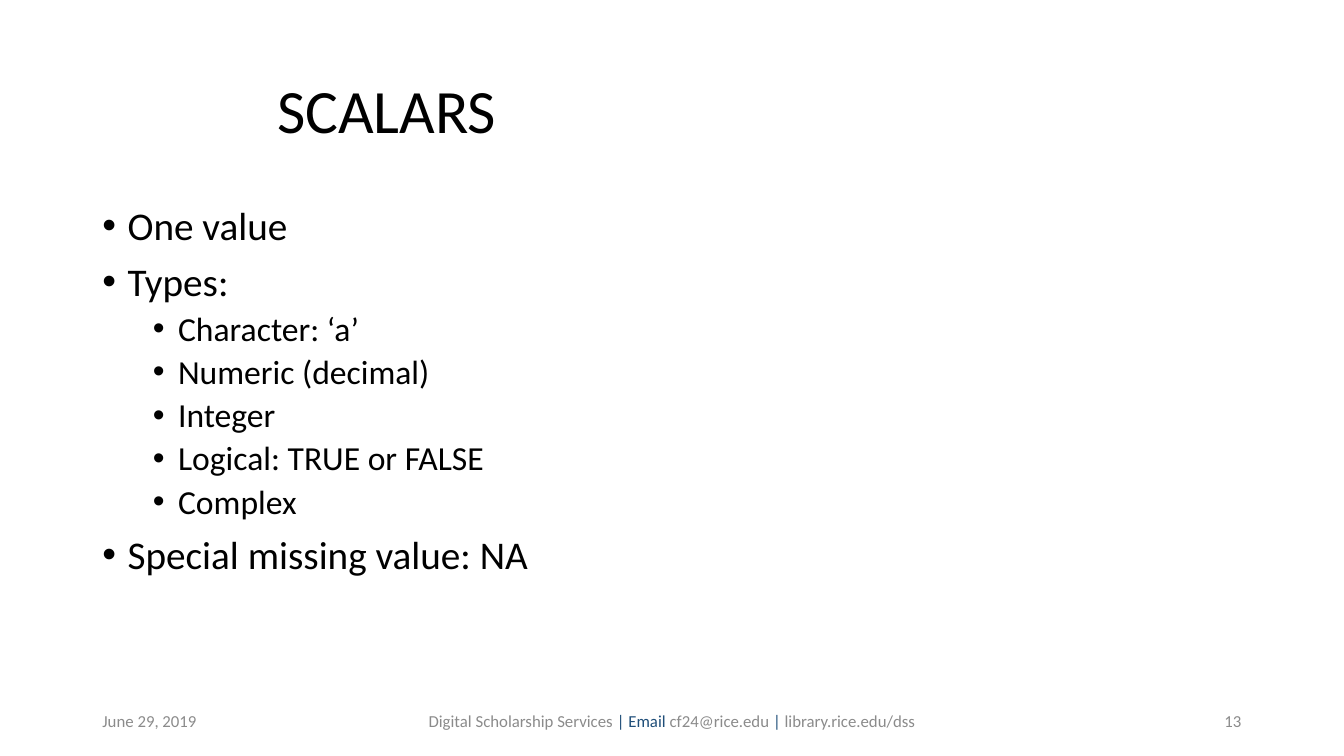
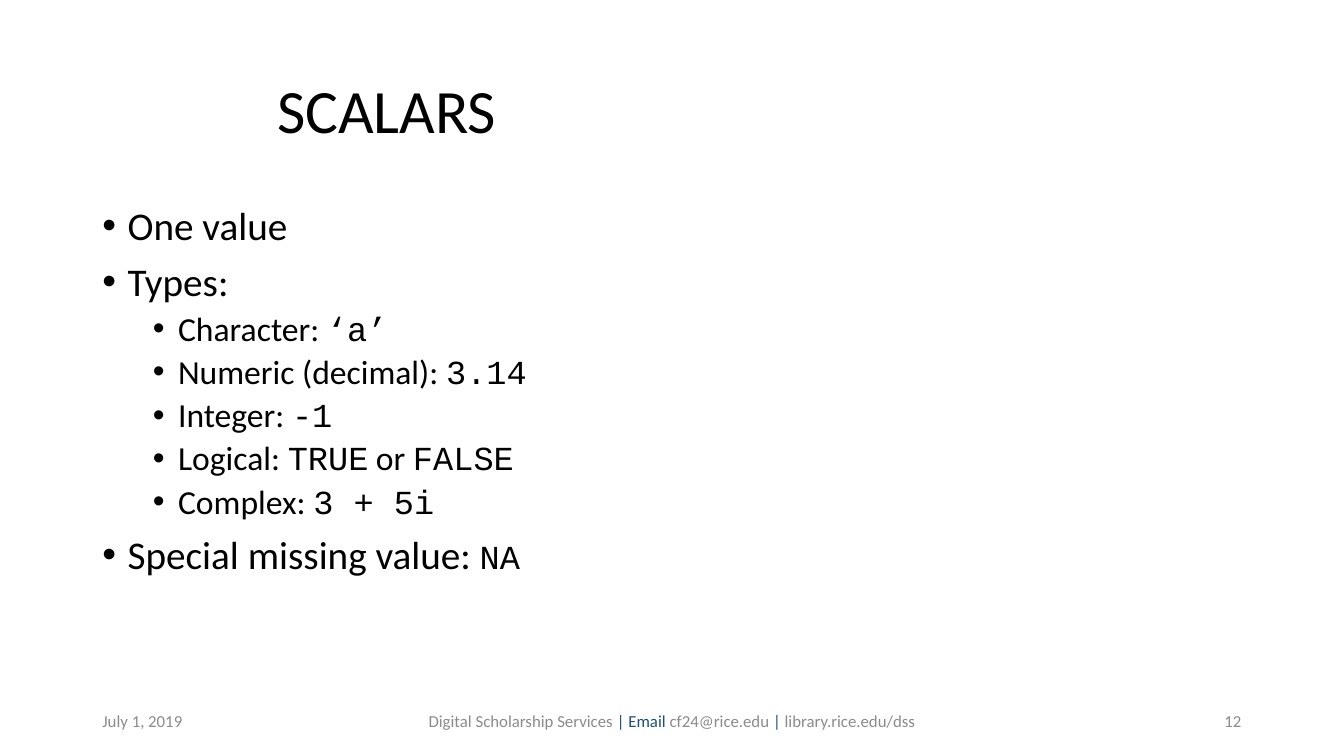
Before and after one commit to bakitybacon/rice-data-and-donuts, a slide deck: slide 12 of introR/Introduction to R.pptx (slide 13 before the commit). Drawn at 1344x756 pixels with LibreOffice and Linux fonts; fonts in the diff are those of the drawing; background and template pictures are left out. Boxes give left, top, right and bottom in pixels: in the first picture for what was removed or moved away, otherwise in the second. Text is boxed around its words. In the diff, an @@ line names an element or a change of style, - is before the commit and + after.

Commit message:
remove unnecessary content & fix formatting

```diff
--- a/introR/Introduction to R.pptx
+++ b/introR/Introduction to R.pptx
@@ text at box(128, 316, 520, 576): font Calibri to Courier New in "‘a’", "TRUE FALSE", "NA"; size 28 to 24 pt in "NA" @@
@@ text at box(178, 359, 527, 433): text changed @@
-  • Numeric (decimal)
-  • Integer
+  • Numeric (decimal): 3.14
+  • Integer: -1
@@ text at box(178, 489, 434, 520): text changed @@
-  • Complex
+  • Complex: 3 + 5i
@@ text at box(102, 715, 182, 730): text changed @@
-June 29, 2019
+July 1, 2019
@@ page number at box(1224, 716, 1241, 727): text changed @@
-13
+12
```
Also in this commit, not shown: 39 other slides changed, 2 slides removed.
